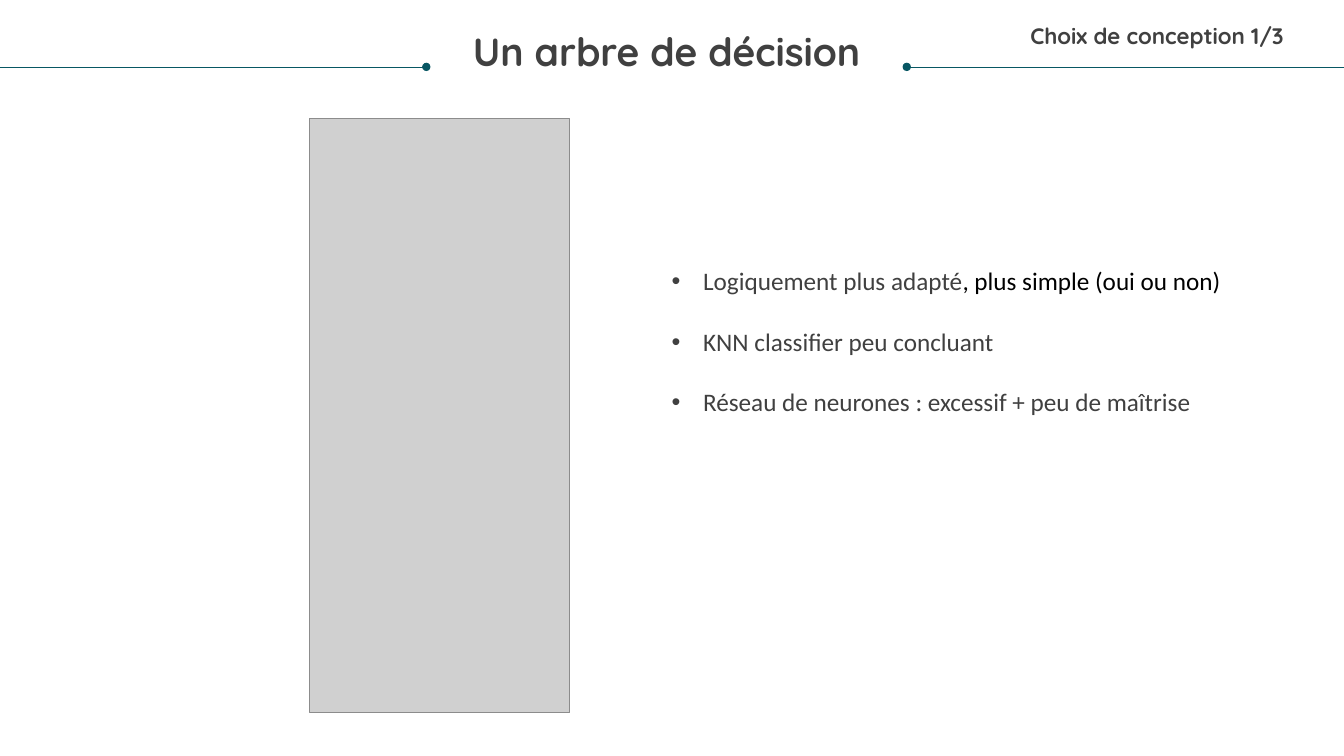
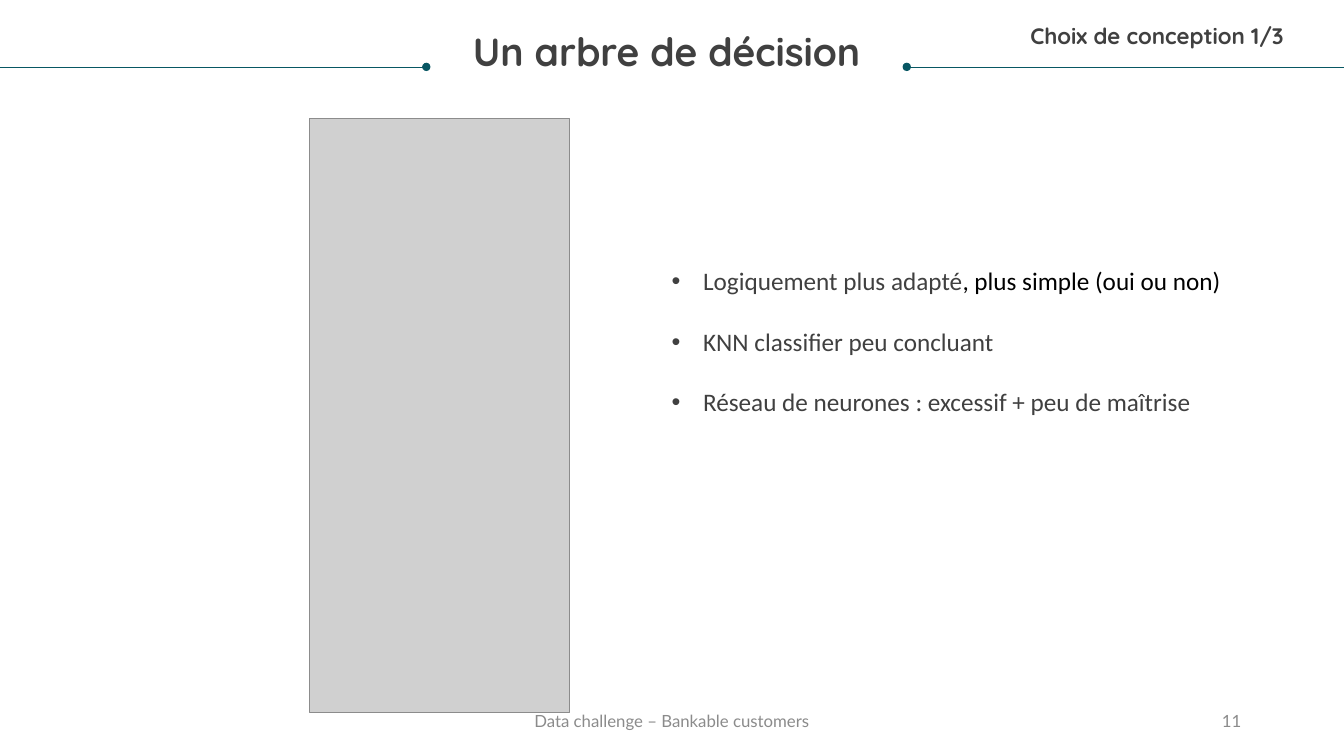
Before and after one commit to NanoClem/ML_data_challenge, a slide deck: slide 11 of presentation_data_challenge.pptx. Drawn at 1344x756 pixels with LibreOffice and Linux fonts; fonts in the diff are those of the drawing; grey boxes stand for pictures. Boxes give left, top, right and bottom in pixels: in the first picture for what was removed or moved away, otherwise in the second. Text is boxed around its words. In the diff, an @@ line names an element or a change of style, - is before the commit and + after.

```diff
--- a/presentation_data_challenge.pptx
+++ b/presentation_data_challenge.pptx
@@ text added at box(534, 714, 809, 730), 12 pt, text #8C8C8C @@
+Data challenge – Bankable customers
@@ page number added at box(1222, 715, 1241, 727), 12 pt, text #8C8C8C @@
+11
```
Also in this commit, not shown: 10 other slides changed, 1 slide added.
